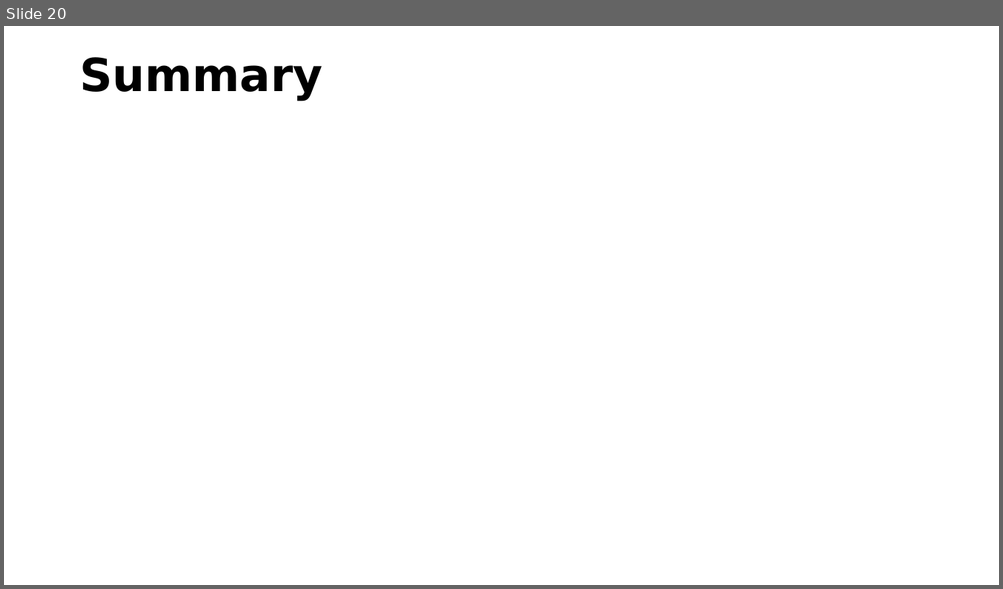
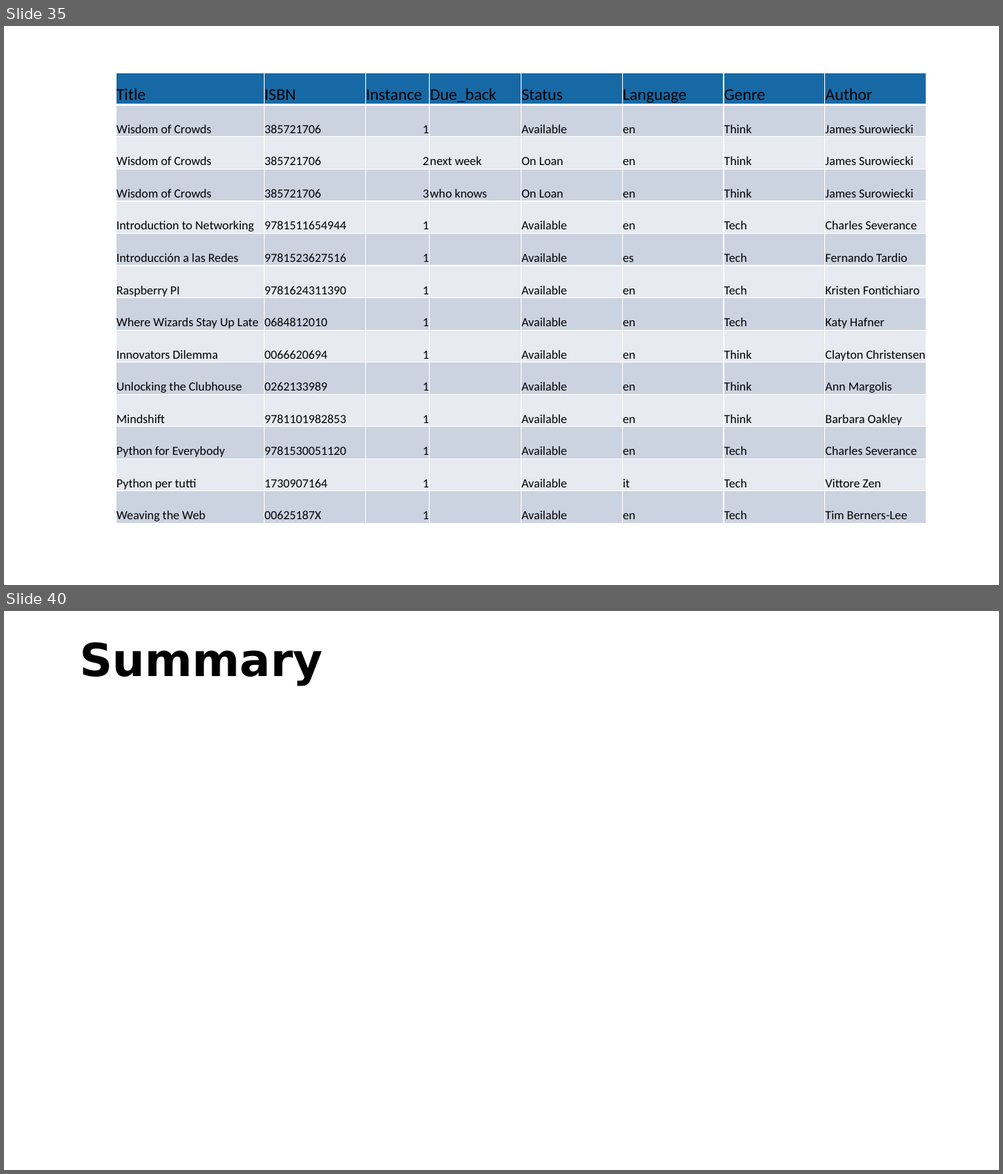
Before and after one commit to csev/pg4e, a slide deck: lectures/07-DenoKV.pptx. Shown one above the other, each under a label of ours: slide 20 before the commit, slides 35 and 40 after it; the slides between them are not shown. The pictures are 1003x589 and 1003x1174 pixels, drawn with LibreOffice and Linux fonts; fonts in the diff are those of the drawing. Boxes give left, top, right and bottom in pixels: in the first picture for what was removed or moved away, otherwise in the second. Text is boxed around its words. In the diff, an @@ line names an element or a change of style, - is before the commit and + after.

```diff
--- a/lectures/07-DenoKV.pptx
+++ b/lectures/07-DenoKV.pptx
@@ slide 35 added at (x1=4, y1=26, x2=999, y2=585), background #FFFFFF @@
@@ table added at (x1=116, y1=73, x2=927, y2=525), 14 rows, 8 columns @@
+Title | ISBN | Instance | Due_back | Status | Language | Genre | Author
+Wisdom of Crowds | 385721706 | 1 |  | Available | en | Think | James Surowiecki
+Wisdom of Crowds | 385721706 | 2 | next week | On Loan | en | Think | James Surowiecki
+Wisdom of Crowds | 385721706 | 3 | who knows | On Loan | en | Think | James Surowiecki
+Introduction to Networking | 9781511654944 | 1 |  | Available | en | Tech | Charles Severance
+Introducción a las Redes | 9781523627516 | 1 |  | Available | es | Tech | Fernando Tardio
+Raspberry PI | 9781624311390 | 1 |  | Available | en | Tech | Kristen Fontichiaro
+Where Wizards Stay Up Late | 0684812010 | 1 |  | Available | en | Tech | Katy Hafner
+Innovators Dilemma | 0066620694 | 1 |  | Available | en | Think | Clayton Christensen
+Unlocking the Clubhouse | 0262133989 | 1 |  | Available | en | Think | Ann Margolis
+Mindshift | 9781101982853 | 1 |  | Available | en | Think | Barbara Oakley
+Python for Everybody | 9781530051120 | 1 |  | Available | en | Tech | Charles Severance
+Python per tutti | 1730907164 | 1 |  | Available | it | Tech | Vittore Zen
+Weaving the Web | 00625187X | 1 |  | Available | en | Tech | Tim Berners-Lee
@@ what was slide 20 is now slide 40 @@
```
Also in this commit, not shown: 3 slides changed, 19 other slides added, 2 other files.
